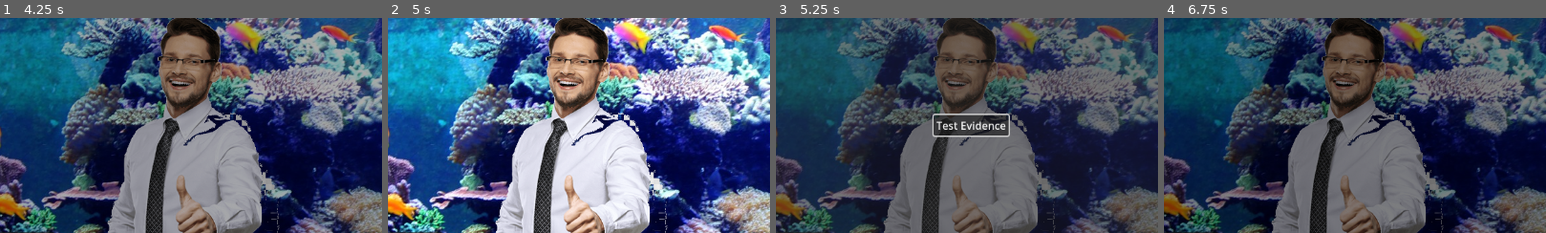
Above: before the commit, frames 1-4 (left to right).
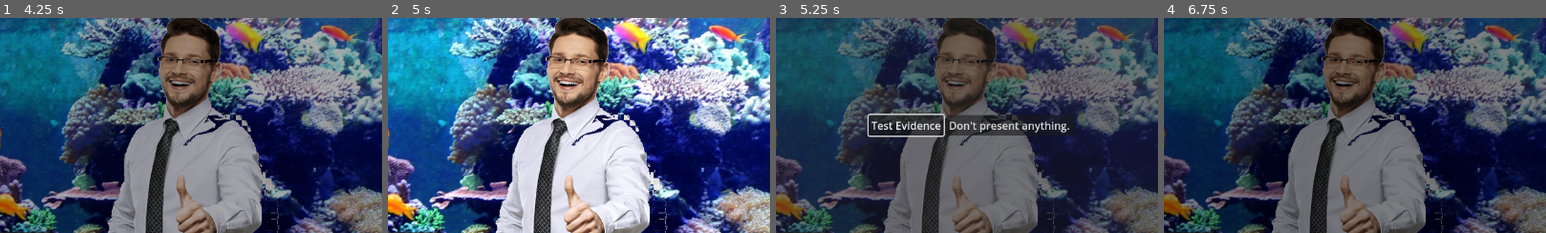
Above: after the commit, the same moments.

Repository: LeslieLlama/ConnectionsNovel
Game: Godot game, scene res://Scenes/main_scene.tscn
Same seed, same stepped clock (60 frames per second), same inputs: the game is played once before the commit and once after it.
Inputs (mouse positions are % of the whole screen's width and height, from its top left):
- Up to frame 1 (4.25 s): tap Enter at 0.5 s; move the mouse to (72, 45) at 0.52 s; press the mouse at (72, 45) at 0.53 s; move the mouse to (30, 55) at 1.27 s; release the mouse at (30, 55) at 1.28 s; click (30, 55) at 1.35 s; move the mouse to (60, 28) at 2.02 s; press the mouse at (60, 28) at 2.03 s; tap Space at 2.75 s; move the mouse to (45, 70) at 2.77 s; release the mouse at (45, 70) at 2.78 s; click (45, 70) at 2.85 s; click "Connect with PlaceholderMan i…" at 3.5 s
- Up to frame 2 (5 s): move the mouse to (80, 65) at 4.27 s; press the mouse at (80, 65) at 4.28 s
- Up to frame 3 (5.25 s): tap Enter at 5 s; move the mouse to (20, 35) at 5.02 s; release the mouse at (20, 35) at 5.03 s; click (20, 35) at 5.1 s
- Up to frame 4 (6.75 s): click "Test Evidence" at 5.75 s; tap Space at 6.5 s; move the mouse to (55, 50) at 6.52 s; press the mouse at (55, 50) at 6.53 s
The pictures show only the part of the screen within x 24-74%, y 25-75%; the shares and areas given below are measured in that part.

Frames 1-2 are identical in both runs. In frame 3, 2.9% of the frame differs, in the area x 23-77%, y 44-56%; in frame 4, nothing differs.

Commit message:
allow not presenting evidence

Diff:
--- a/Dialogue/DialogueScene/dialogue_scene.gd
+++ b/Dialogue/DialogueScene/dialogue_scene.gd
@@ -26,10 +26,9 @@
 		await get_tree().process_frame
 		var picked_evidence = await evidence_picker.choose()
 
-
 		if picked_evidence in encounter.presented_evidence:
 			await display_conversation(encounter.presented_evidence[picked_evidence])
-		else:
+		elif picked_evidence:
 			await display_conversation(encounter.failed_evidence)
 
 func display_conversation(conversation: Conversation):
--- a/Evidence/EvidencePicker/evidence_picker.gd
+++ b/Evidence/EvidencePicker/evidence_picker.gd
@@ -11,6 +11,12 @@
 		options.add_child(new_option)
 		new_option.pressed.connect(pick_option.bind(inventory_evidence))
 
+	var cancel_button = Button.new()
+	cancel_button.action_mode = BaseButton.ACTION_MODE_BUTTON_PRESS
+	cancel_button.text = "Don't present anything."
+	options.add_child(cancel_button)
+	cancel_button.pressed.connect(pick_option.bind(null))
+
 	options.get_child(0).grab_focus()
 
 	var option = await option_picked
